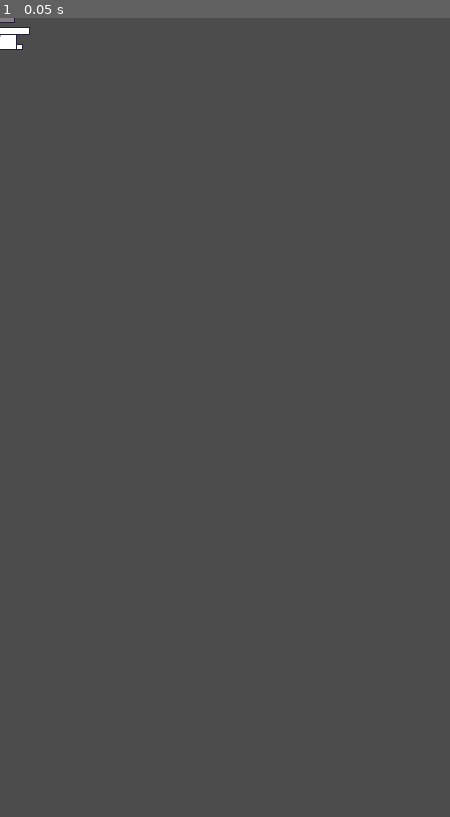
Above: before the commit, frame 1.
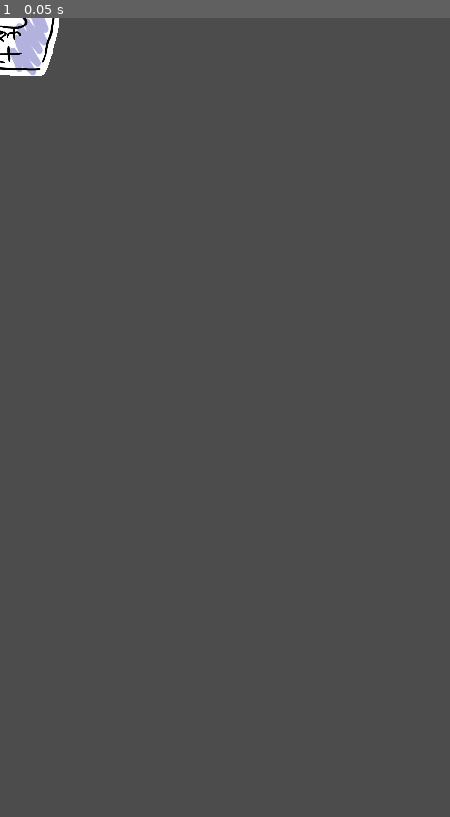
Above: after the commit, the same moment.

Repository: syun77/gd_deathroom666
Game: Godot game, scene res://src/enemy/Enemy.tscn
Two runs of this game, one before a commit and one after it. Both use one fixed random seed, a clock stepped at 60 frames per second and the inputs below. This scene is started directly instead of the project's main scene.
Inputs:
- Up to frame 1 (0.05 s): no input

The runs differ from the first frame. In frame 1, 0.8% of the frame differs, in the area x 0-14%, y 0-8%.
Error before the commit: Invalid get index 'position' (on base: 'Nil'). (res://src/enemy/Enemy.gd:107)
Error after the commit: Invalid get index 'position' (on base: 'Nil'). (res://src/enemy/Enemy.gd:108)

Commit message:
敵の画像を差し替え

Diff:
--- a/DeathRoom666/Main.gd
+++ b/DeathRoom666/Main.gd
@@ -317,10 +317,11 @@
 
 ## 敵の出現チェック.
 func _check_appear_enemy(next:int, next_y:float) -> void:
-	if _enemy_rank == 0 and next < -2:
-		# 最初の敵が出現.
-		_enemy_rank += 1
-		_appear_enemy(next_y)
+	if _enemy_rank == 0:
+		if next < -2:
+			# 最初の敵が出現.
+			_enemy_rank += 1
+			_appear_enemy(next_y)
 		return
 
 	if is_instance_valid(_enemy):
@@ -329,8 +330,8 @@
 		return
 
 	# 存在しないので出現させる.
-	if next < _enemy_pos_y - 5:
-		# 前回よりも5つ以上進むと次の敵が出現する.
+	if next < _enemy_pos_y - 16:
+		# 前回よりも16以上進むと次の敵が出現する.
 		_enemy_rank += 1
 		_appear_enemy(next_y)
 
--- a/DeathRoom666/src/enemy/Enemy.gd
+++ b/DeathRoom666/src/enemy/Enemy.gd
@@ -58,6 +58,7 @@
 func setup(rank:int):
 	_id = rank
 	init_hp(5)
+	_spr.frame = (rank-1) % 3
 
 ## HPの初期化.
 func init_hp(v:int) -> void:
@@ -120,11 +121,12 @@
 
 func _start_dead() -> void:
 	_state = eState.DEAD
-	_timer = TIMER_DEAD
+	_timer = TIMER_DEAD * rand_range(0.7, 1.5)
 	if position.x < Common.SCREEN_W/2:
 		_velocity.x = 1000
 	else:
 		_velocity.x = -1000
+	_velocity.y = -500
 
 func _set_velocity(deg:float, speed:float) -> void:
 	var rad = deg2rad(deg)
@@ -179,7 +181,7 @@
 		_bullet(aim+2, 300)
 
 	# 画像の回転.
-	_spr.rotation_degrees = _get_aim2()
+	_spr.rotation_degrees = _get_aim2() - 90
 
 ## 弾を撃つ.
 func _bullet(deg:float, speed:float, ofs:Vector2 = Vector2.ZERO) -> void:
--- a/DeathRoom666/src/enemy/Enemy.tscn
+++ b/DeathRoom666/src/enemy/Enemy.tscn
@@ -3,8 +3,8 @@
 [ext_resource path="res://src/enemy/Enemy.gd" type="Script" id=1]
 [ext_resource path="res://assets/images/enemy.png" type="Texture" id=2]
 
-[sub_resource type="RectangleShape2D" id=1]
-extents = Vector2( 32, 31 )
+[sub_resource type="CircleShape2D" id=1]
+radius = 60.0
 
 [node name="Enemy" type="KinematicBody2D"]
 collision_layer = 16
@@ -13,7 +13,9 @@
 
 [node name="Enemy" type="Sprite" parent="."]
 position = Vector2( 0, 2 )
+scale = Vector2( 0.5, 0.5 )
 texture = ExtResource( 2 )
+hframes = 4
 
 [node name="CollisionShape2D" type="CollisionShape2D" parent="."]
 position = Vector2( 0, 2 )
Binary file changed: DeathRoom666/assets/images/enemy.png
